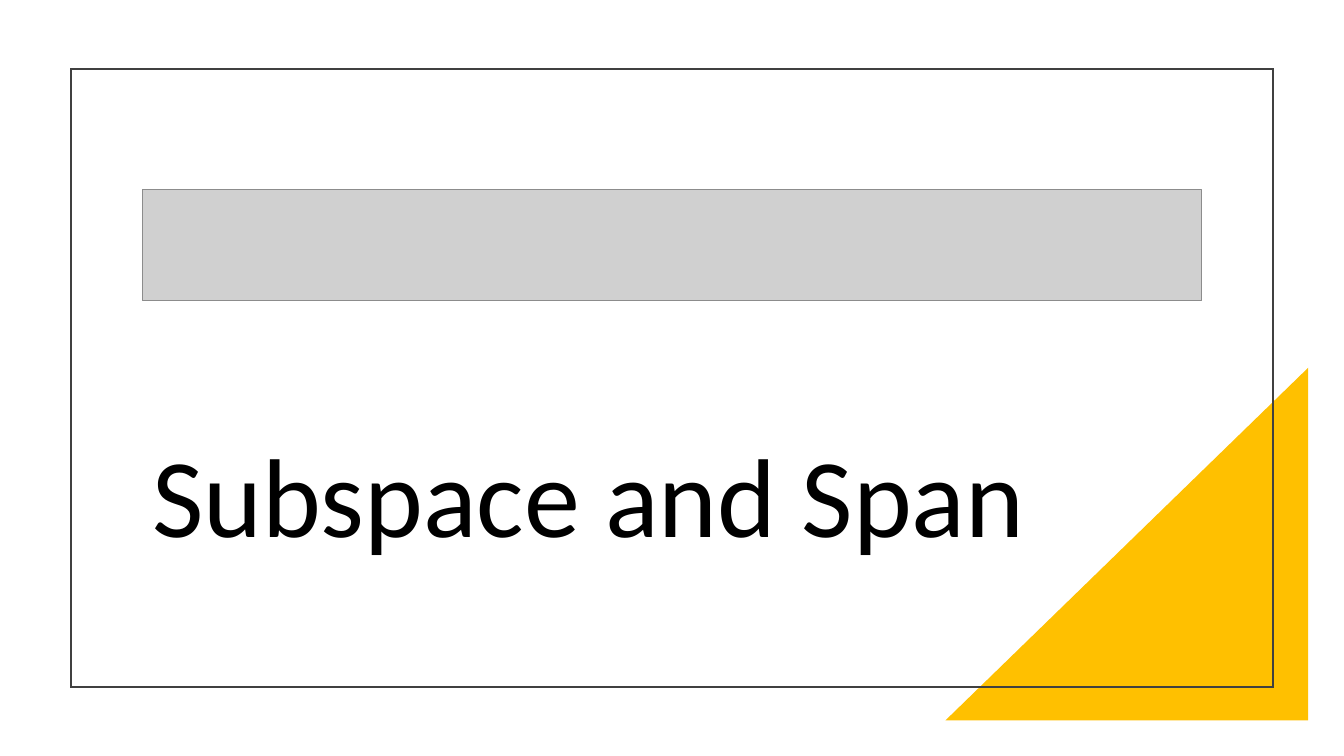
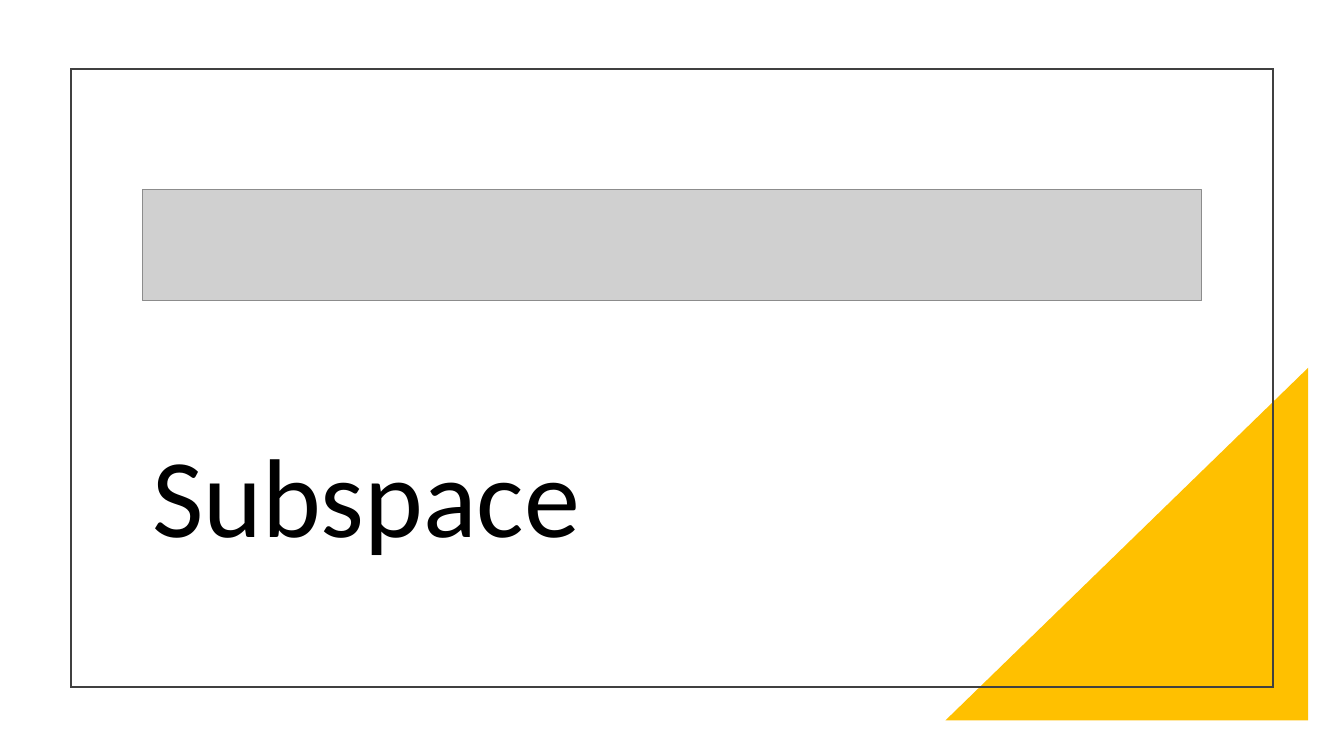
Before and after one commit to Jeffchen54/Linear-Definitions-and-Theorems, a slide deck: slide 6 of Unit 3-4 Theorems.pptx (slide 7 before the commit). Drawn at 1344x756 pixels with LibreOffice and Linux fonts; fonts in the diff are those of the drawing; grey boxes stand for pictures. Boxes give left, top, right and bottom in pixels: in the first picture for what was removed or moved away, otherwise in the second. Text is boxed around its words. In the diff, an @@ line names an element or a change of style, - is before the commit and + after.

```diff
--- a/Unit 3-4 Theorems.pptx
+++ b/Unit 3-4 Theorems.pptx
@@ title at [152,459,580,555]: text changed @@
-Subspace and Span
+Subspace
```
Also in this commit, not shown: 4 other slides changed, 7 slides added, 7 slides removed, 1 other file.
